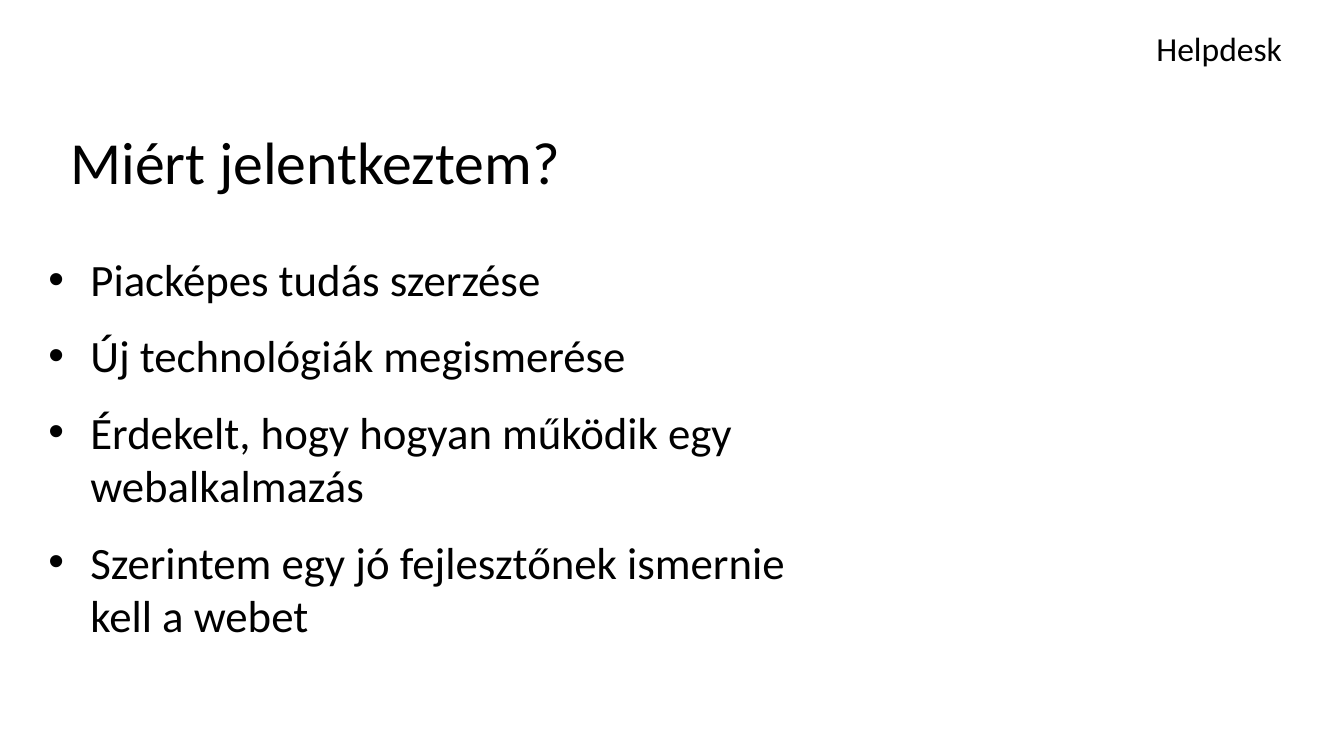
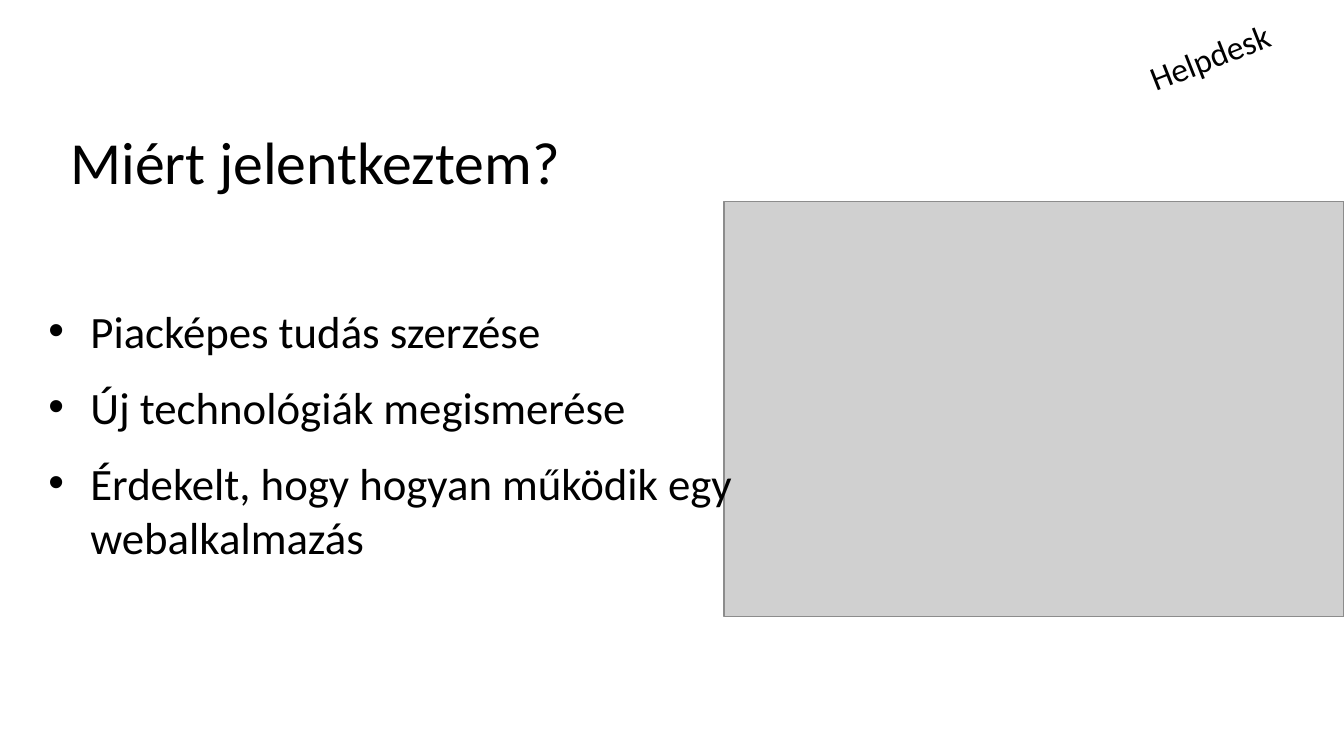
Before and after one commit to schonherz-java-ee-2016-q4/project, a slide deck: slide 3 of presentation/Helpdesk/Pintér Dávid/david_pinter_presentation.pptx. Drawn at 1344x756 pixels with LibreOffice and Linux fonts; fonts in the diff are those of the drawing; grey boxes stand for pictures; background and template pictures are left out. Boxes give left, top, right and bottom in pixels: in the first picture for what was removed or moved away, otherwise in the second. Text is boxed around its words. In the diff, an @@ line names an element or a change of style, - is before the commit and + after.

```diff
--- a/presentation/Helpdesk/Pintér Dávid/david_pinter_presentation.pptx
+++ b/presentation/Helpdesk/Pintér Dávid/david_pinter_presentation.pptx
@@ title "Helpdesk": place and size @@
-title "Helpdesk" at (1156, 37, 1282, 67)
+title "Helpdesk" at (1091, 0, 1325, 124)
@@ title "Helpdesk" at (1091, 0, 1325, 124): rotation 0 to 338 degrees @@
@@ picture added at (724, 202, 1344, 617) @@
@@ text "Piacképes tudás szerzése": place and size @@
-text "Piacképes tudás szerzése" at (90, 265, 784, 633)
+text "Piacképes tudás szerzése" at (90, 317, 732, 555)
@@ text at (90, 548, 784, 633): paragraph removed @@
-• Szerintem egy jó fejlesztőnek ismernie kell a webet
```
Also in this commit, not shown: 4 other slides changed, 1 slide removed.
